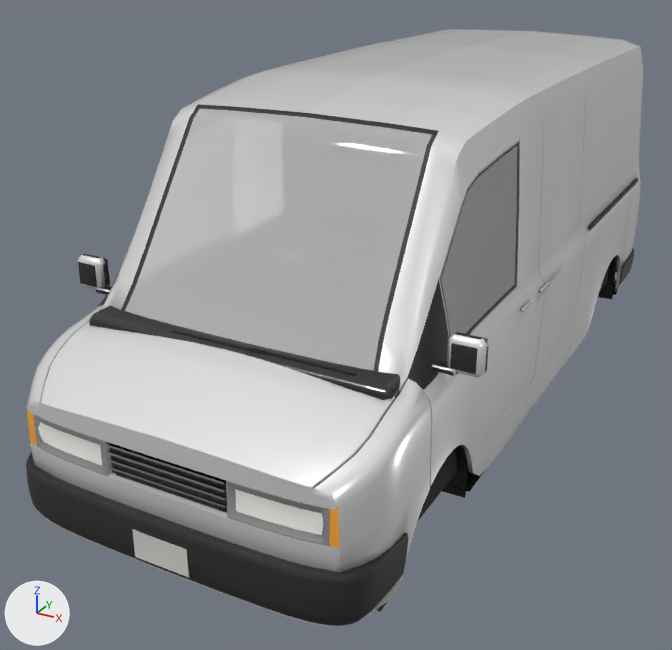
An edit to the glTF model public/models/van.glb, drawn before and after from the same camera.
Camera for both pictures: a 50 mm camera at (2.35, -5.15, 3.1) aimed at (-0.34, -0.26, 0.66). The axes (+X, +Y, +Z) are drawn at lower left. The lights are the same throughout. The picture after the commit comes second. Objects named as collision shapes, trigger or cutter boxes, shadow casters or lower levels of detail are left out. Vertices at exactly the same position are counted once.

Script lines for the objects in view, before the commit:
```python
me_lod0 = bpy.data.meshes.new('LOD0')
me_lod0.from_pydata(...)  # 4439 vertices, 8274 faces; spans x -1.17..1.17, y -2.52..2.68, z 0.27..2.3
# faces by material slot: [5104, 1910, 534, 256, 64, 128, 278]
me_lod0.materials.append(mat_paint)
me_lod0.materials.append(mat_trim)
me_lod0.materials.append(mat_chrome)
me_lod0.materials.append(mat_glass)
me_lod0.materials.append(mat_lamp_head)
me_lod0.materials.append(mat_lamp_tail)
me_lod0.materials.append(mat_interior)
ob_lod0 = bpy.data.objects.new('LOD0', me_lod0)
ob_lod0.location = (0.0, 0.0, 0.0)
```
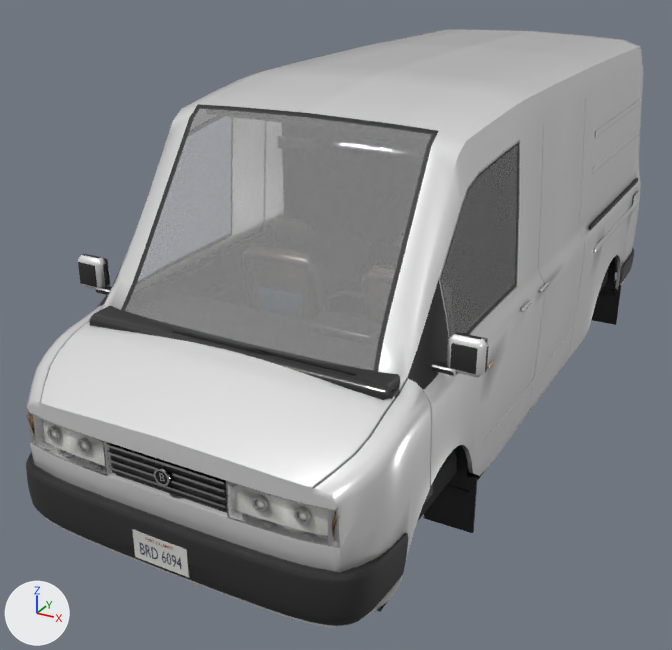
Boxes (x1, y1, x2, y2) around the edits, measured in the pictures (672 x 650 px):
part 1 of me_lod0, added (mostly hidden)
    after: (423, 484, 433, 505)
part 2 of me_lod0, added
    after: (348, 312, 368, 320)
part 3 of me_lod0, added
    after: (277, 136, 317, 153)
part 4 of me_lod0, added
    after: (198, 278, 237, 300)
part 5 of me_lod0, built on
    before: (31, 414, 335, 547)
    after: (26, 99, 642, 569)
part 6 of me_lod0, recoloured
    before: (26, 187, 639, 548)
    after: (43, 187, 639, 542)
part 7 of me_lod0, recoloured
    before: (26, 407, 340, 548)

Diff of the bpy script that builds the scene:
```diff
--- a/public/models/van.glb.py
+++ b/public/models/van.glb.py
@@ mat_gloss @@
+mat_gloss = bpy.data.materials.new('gloss')
+mat_gloss.use_nodes = True; mat_gloss.node_tree.nodes.clear()
+_N = mat_gloss.node_tree.nodes; _L = mat_gloss.node_tree.links
+n0 = _N.new('ShaderNodeBsdfPrincipled'); n0.name = 'Principled BSDF'
+n0.inputs[2].default_value = 0.06  # 'Roughness'
+n1 = _N.new('ShaderNodeOutputMaterial'); n1.name = 'Material Output'
+n2 = _N.new('ShaderNodeVertexColor'); n2.name = 'Color Attribute'
+_L.new(n0.outputs[0], n1.inputs[0])  # 'BSDF' to 'Surface'
+_L.new(n2.outputs[0], n0.inputs[0])  # 'Color' to 'Base Color'
@@ mat_lamp_ind @@
+mat_lamp_ind = bpy.data.materials.new('lamp_ind')
+mat_lamp_ind.use_nodes = True; mat_lamp_ind.node_tree.nodes.clear()
+_N = mat_lamp_ind.node_tree.nodes; _L = mat_lamp_ind.node_tree.links
+n0 = _N.new('ShaderNodeBsdfPrincipled'); n0.name = 'Principled BSDF'
+n0.inputs[2].default_value = 0.1  # 'Roughness'
+n1 = _N.new('ShaderNodeOutputMaterial'); n1.name = 'Material Output'
+n2 = _N.new('ShaderNodeVertexColor'); n2.name = 'Color Attribute'
+_L.new(n0.outputs[0], n1.inputs[0])  # 'BSDF' to 'Surface'
+_L.new(n2.outputs[0], n0.inputs[0])  # 'Color' to 'Base Color'
@@ mat_lamp_rev @@
+mat_lamp_rev = bpy.data.materials.new('lamp_rev')
+mat_lamp_rev.use_nodes = True; mat_lamp_rev.node_tree.nodes.clear()
+_N = mat_lamp_rev.node_tree.nodes; _L = mat_lamp_rev.node_tree.links
+n0 = _N.new('ShaderNodeBsdfPrincipled'); n0.name = 'Principled BSDF'
+n0.inputs[2].default_value = 0.1  # 'Roughness'
+n1 = _N.new('ShaderNodeOutputMaterial'); n1.name = 'Material Output'
+n2 = _N.new('ShaderNodeVertexColor'); n2.name = 'Color Attribute'
+_L.new(n0.outputs[0], n1.inputs[0])  # 'BSDF' to 'Surface'
+_L.new(n2.outputs[0], n0.inputs[0])  # 'Color' to 'Base Color'
@@ me_lod0 @@
-me_lod0.from_pydata(...)  # 4439 vertices, 8274 faces; spans x -1.17..1.17, y -2.52..2.68, z 0.27..2.3
+me_lod0.from_pydata(...)  # 7124 vertices, 12473 faces; spans x -1.17..1.17, y -2.52..2.68, z 0.05..2.3
+# me_lod0 part 1: the loose piece of 24 vertices spanning x 0.22..0.58, y -1.59..-1.41, z 1.24..1.3 is copied, and the copy is scaled about its middle by (0.111, 1.08, 1.22), then moved by (0.47, -0.1, -0.75); it spans x 0.85..0.9, y -1.69..-1.51, z 0.48..0.55
+# me_lod0 part 2: the loose piece of 24 vertices spanning x 0.28..0.52, y -0.72..-0.62, z 1.31..1.49 is copied, and the copy is turned 12 degrees about the x axis through its middle and scaled by 0.448, then moved by (0.0, -0.7, -0.14); it spans x 0.35..0.46, y -1.4..-1.33, z 1.22..1.3
+# me_lod0 part 3: the loose piece of 24 vertices spanning x -0.87..0.87, y -1.96..-1.44, z 0.92..1.25 is copied, and the copy is scaled about its middle by (0.126, 0.0265, 0.181), then moved by (0.0, 0.43, 0.99); it spans x -0.11..0.11, y -1.28..-1.26, z 2.05..2.11
+# me_lod0 part 4: the loose piece of 24 vertices spanning x -1.0..-0.98, y -0.6..-0.44, z 1.14..1.16 is copied, and the copy is scaled about its middle by (3.56, 3.55, 2.06), then moved by (0.16, -0.43, -0.14); it spans x -0.87..-0.8, y -1.21..-0.69, z 0.99..1.03
+# me_lod0 part 5: 43 vertices moved from x -0.85..0.85, y -2.45..2.6, z 0.64..0.88 to x -0.85..0.85, y -2.45..2.6, z 0.63..0.91; 53 vertices removed from x -0.85..0.85, y -2.45..2.6, z 0.64..1.06; 2322 vertices added at x -1.0..1.0, y -2.52..2.68, z 0.05..1.83
+# me_lod0 part 6: 939 kept faces spanning x -0.99..0.99, y -2.45..2.66, z 0.31..2.27 get new vertex colours
+# me_lod0 part 7: 10 faces spanning x -0.86..0.86, y -2.41, z 0.74..0.94 switch from mat_lamp_head to mat_glass
+# other edits to the shape of me_lod0 do not show in these pictures
 me_lod0.materials.append(mat_paint)
@@ me_lod0 @@
 me_lod0.materials.append(mat_interior)
+me_lod0.materials.append(mat_lamp_rev)
+me_lod0.materials.append(mat_lamp_ind)
+me_lod0.materials.append(mat_gloss)
```
